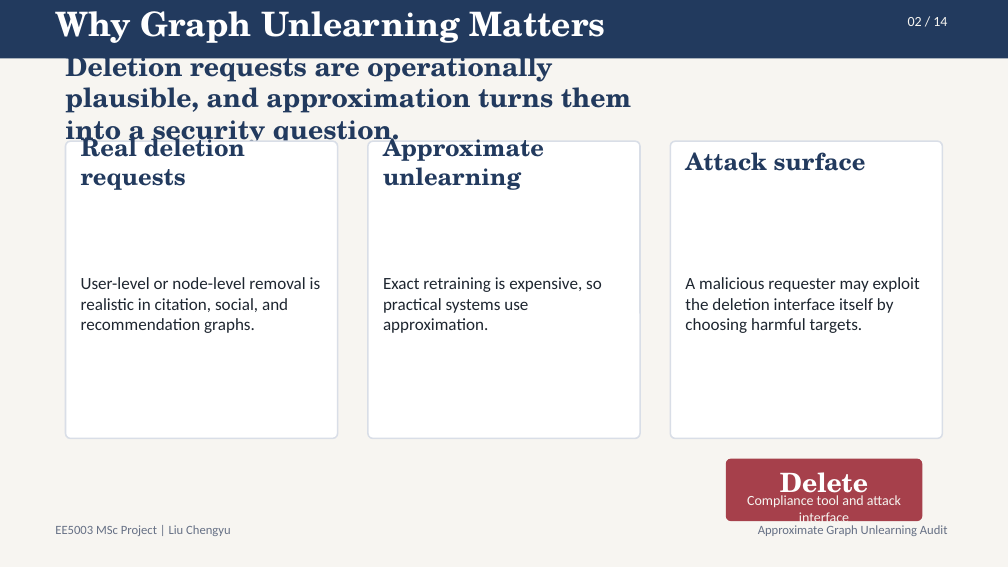
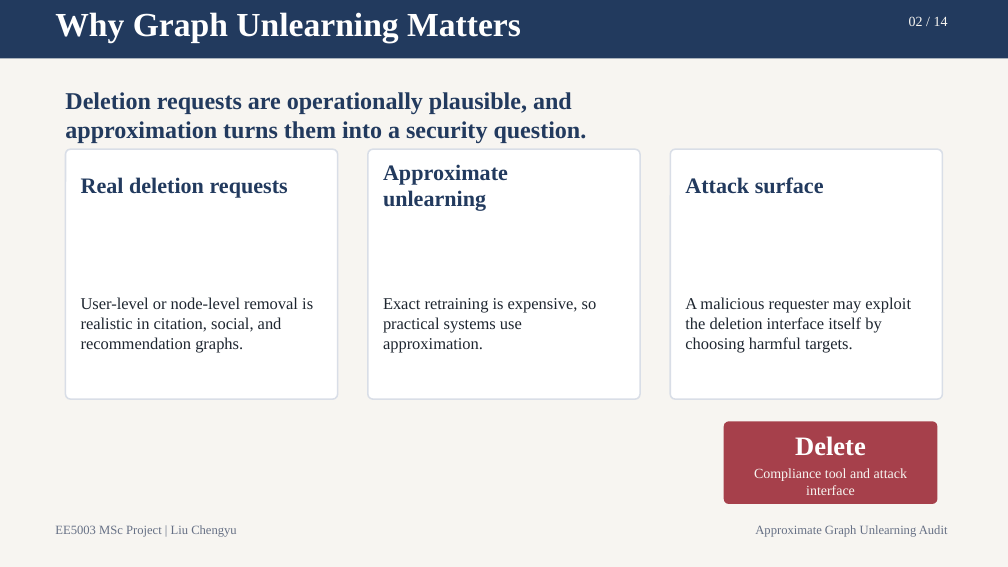
Before and after one commit to lelelelelelelelelelelelele/OpenGU, a slide deck: slide 2 of GULib-master/report/0417_5003report/ppt/out-test/final_15min_defense.pptx. Drawn at 1008x567 pixels with LibreOffice and Linux fonts; fonts in the diff are those of the drawing. Boxes give left, top, right and bottom in pixels: in the first picture for what was removed or moved away, otherwise in the second. Text is boxed around its words. In the diff, an @@ line names an element or a change of style, - is before the commit and + after.

```diff
--- a/GULib-master/report/0417_5003report/ppt/out-test/final_15min_defense.pptx
+++ b/GULib-master/report/0417_5003report/ppt/out-test/final_15min_defense.pptx
@@ text "Why Graph Unlearning Matters" at bbox=[55, 12, 521, 43]: font TeX Gyre Schola to Times New Roman @@
@@ text "Deletion requests are operationally plausible, ..." at bbox=[65, 92, 587, 143]: size 19 to 17.2 pt, font TeX Gyre Schola to Times New Roman @@
@@ rounded rectangle: place and size @@
-rounded rectangle at bbox=[66, 141, 338, 438]
+rounded rectangle at bbox=[66, 149, 338, 399]
@@ rounded rectangle: place and size @@
-rounded rectangle at bbox=[368, 141, 640, 438]
+rounded rectangle at bbox=[368, 149, 640, 399]
@@ rounded rectangle: place and size @@
-rounded rectangle at bbox=[670, 141, 942, 438]
+rounded rectangle at bbox=[670, 149, 942, 399]
@@ text "Real deletion requests": place and size @@
-text "Real deletion requests" at bbox=[81, 132, 245, 190]
+text "Real deletion requests" at bbox=[81, 177, 288, 198]
@@ text "Real deletion requests" at bbox=[81, 177, 288, 198]: size 17 to 15.8 pt, font TeX Gyre Schola to Times New Roman @@
@@ text at bbox=[383, 164, 508, 211]: text changed; size 17 to 15.8 pt; font TeX Gyre Schola to Times New Roman @@
-Approximate unlearning
+Approximate
+unlearning
@@ text "Attack surface" at bbox=[685, 177, 824, 194]: size 17 to 15.8 pt, font TeX Gyre Schola to Times New Roman @@
@@ text "Attack surface": place and size @@
-text "Attack surface" at bbox=[685, 152, 866, 171]
+text "Attack surface" at bbox=[685, 177, 824, 194]
@@ text "User-level or node-level removal is ...": place and size @@
-text "User-level or node-level removal is ..." at bbox=[81, 277, 321, 333]
+text "User-level or node-level removal is ..." at bbox=[81, 297, 313, 353]
@@ text "Exact retraining is expensive, so ...": place and size @@
-text "Exact retraining is expensive, so ..." at bbox=[383, 277, 602, 333]
+text "Exact retraining is expensive, so ..." at bbox=[383, 298, 597, 353]
@@ size 12.2 to 11.8 pt, font Calibri to Times New Roman in 3 elements at bbox=[81, 297, 313, 353], bbox=[383, 298, 597, 353], bbox=[685, 297, 911, 353] @@
@@ text "A malicious requester may exploit ...": place and size @@
-text "A malicious requester may exploit ..." at bbox=[685, 277, 920, 333]
+text "A malicious requester may exploit ..." at bbox=[685, 297, 911, 353]
@@ proportions changed in 4 elements at bbox=[66, 149, 338, 399], bbox=[368, 149, 640, 399], bbox=[670, 149, 942, 399], bbox=[724, 421, 937, 504] @@
@@ rounded rectangle: place and size @@
-rounded rectangle at bbox=[726, 459, 922, 521]
+rounded rectangle at bbox=[724, 421, 937, 504]
@@ text "Delete" at bbox=[795, 436, 866, 456]: font TeX Gyre Schola to Times New Roman @@
@@ text "Delete": place and size @@
-text "Delete" at bbox=[780, 472, 868, 501]
+text "Delete" at bbox=[795, 436, 866, 456]
@@ font Calibri to Times New Roman in 4 elements at bbox=[909, 16, 948, 26], bbox=[55, 525, 237, 537], bbox=[755, 525, 948, 537], bbox=[754, 468, 907, 495] @@
@@ text "Compliance tool and attack interface": place and size @@
-text "Compliance tool and attack interface" at bbox=[747, 495, 901, 526]
+text "Compliance tool and attack interface" at bbox=[754, 468, 907, 495]
```
Also in this commit, not shown: 13 other slides changed, 21 other files.
